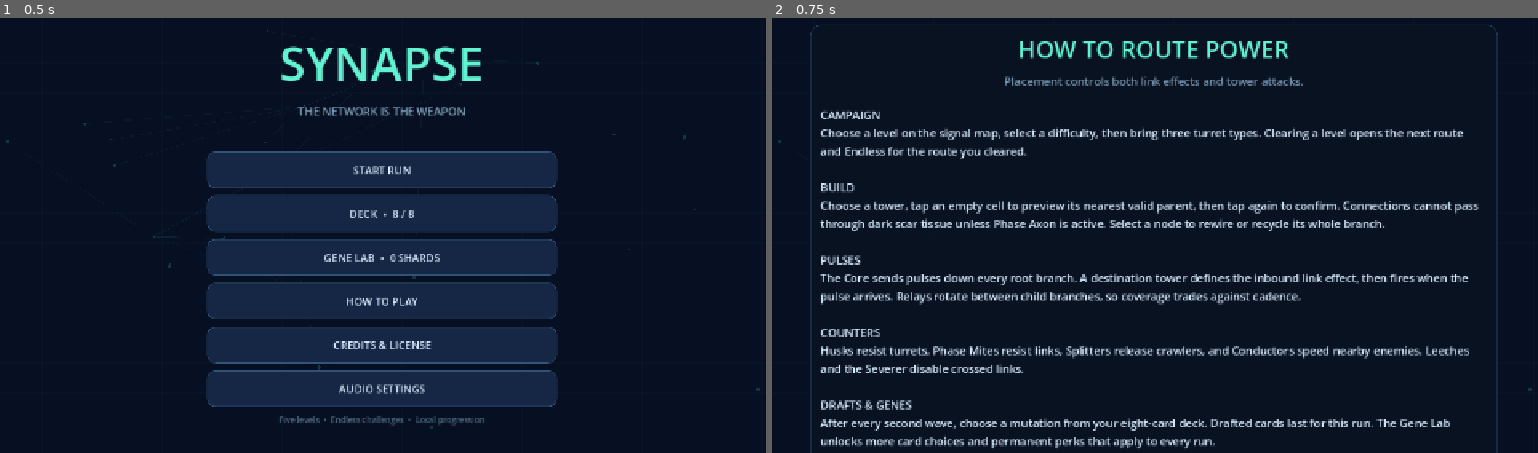
Above: before the commit, frames 1-2 (left to right).
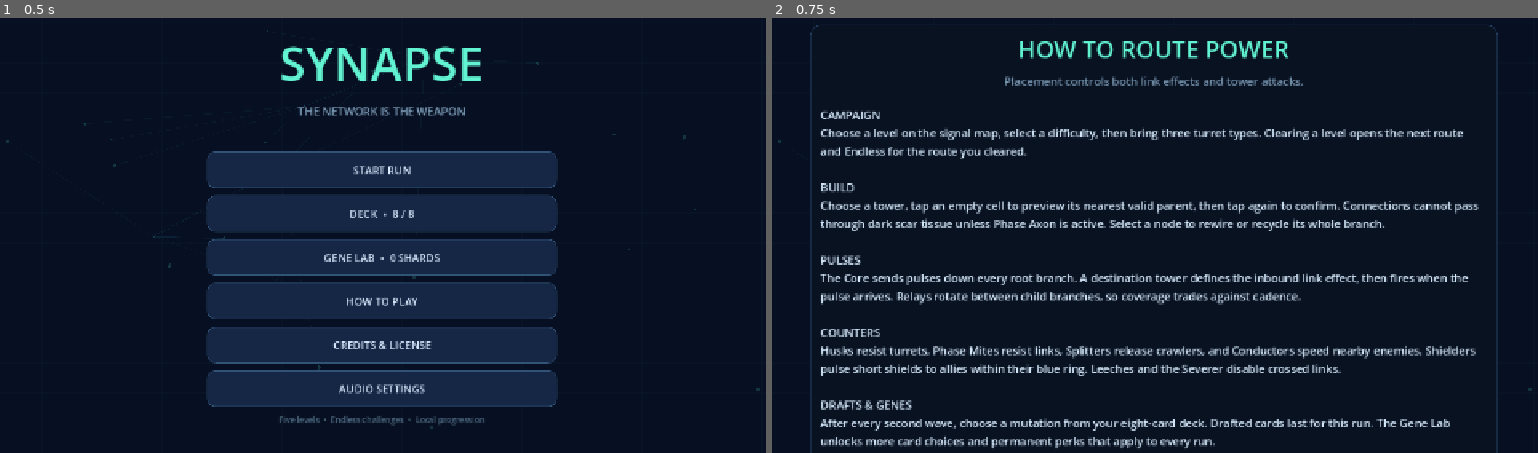
Above: after the commit, the same moments.

Repository: danned/synapse
Game: Godot game, scene res://main.tscn
Two runs of this game, one before a commit and one after it. Both use one fixed random seed, a clock stepped at 60 frames per second and the inputs below. Sound files missing from this copy of the repository are replaced by a short silence.
Inputs:
- Up to frame 1 (0.5 s): no input
- Up to frame 2 (0.75 s): click "HOW TO PLAY" at 0.5 s

Frame 1 is identical in both runs. In frame 2, 0.9% of the frame differs, in the area x 6-92%, y 75-83%.

Commit message:
feat: add shielder support enemy

Diff:
--- /dev/null
+++ b/assets/icons/shielder.svg
@@ -0,0 +1 @@
+<svg xmlns="http://www.w3.org/2000/svg" viewBox="0 0 64 64"><path fill="#fff" d="M32 3 55 12v19c0 15-9 25-23 30C18 56 9 46 9 31V12L32 3Zm0 8-16 6v14c0 11 6 18 16 22 10-4 16-11 16-22V17l-16-6Zm0 8 10 10-10 17-10-17 10-10Zm0 9-3 3 3 6 3-6-3-3Z"/></svg>
--- a/scripts/game_art.gd
+++ b/scripts/game_art.gd
@@ -18,7 +18,8 @@
 	&"leech": preload("res://assets/icons/leech.svg"),
 	&"severer": preload("res://assets/icons/severer.svg"),
 	&"splitter": preload("res://assets/icons/splitter.svg"),
-	&"conductor": preload("res://assets/icons/conductor.svg")
+	&"conductor": preload("res://assets/icons/conductor.svg"),
+	&"shielder": preload("res://assets/icons/shielder.svg")
 }
 
 static func tower_icon(type: StringName) -> Texture2D:
--- a/scripts/game_board.gd
+++ b/scripts/game_board.gd
@@ -13,6 +13,10 @@
 const CELL_SIZE := 64.0
 const LINK_WIDTH := 0.42
 const LANCE_ICON_FORWARD := Vector2(-1.0, -1.0)
+const SHIELD_RADIUS := CELL_SIZE * 2.0
+const SHIELD_INTERVAL := 4.0
+const SHIELD_DURATION := 1.5
+const SHIELD_DAMAGE_MULT := 0.65
 
 var graph := NetworkGraph.new()
 var charge := GameData.STARTING_CHARGE
@@ -278,6 +282,7 @@
 			_emit_core_pulses()
 		_spawn_ready_enemies()
 		_update_enemies(delta)
+		_update_shielders()
 		_update_rift_zones(delta)
 		_update_pulses(delta)
 		_prune_disabled_links()
@@ -298,7 +303,8 @@
 		"segment": segment, "segment_t": segment_t, "position": _cell_center(_path_for_lane(lane)[0]),
 		"hp": health, "max_hp": health, "reward_override": reward_override,
 		"slow_until": 0.0, "slow_factor": 1.0, "root_until": 0.0,
-		"marked_until": 0.0, "disable_cooldown": 0.0
+		"marked_until": 0.0, "disable_cooldown": 0.0,
+		"shield_until": 0.0, "next_shield_pulse": world_time + 0.75
 	}
 	enemy["position"] = _enemy_position(enemy)
 	next_enemy_id += 1
@@ -341,6 +347,22 @@
 			run_failed.emit(current_wave)
 			return
 
+func _update_shielders() -> void:
+	for source_index in range(enemies.size()):
+		var source: Dictionary = enemies[source_index]
+		if source["type"] != &"shielder" or world_time < float(source["next_shield_pulse"]):
+			continue
+		source["next_shield_pulse"] = world_time + SHIELD_INTERVAL
+		enemies[source_index] = source
+		var center: Vector2 = source["position"]
+		effects.append({"type": "shield_pulse", "position": center, "ttl": 0.4, "color": GameData.enemy_definitions()[&"shielder"]["color"]})
+		for ally_index in range(enemies.size()):
+			var ally: Dictionary = enemies[ally_index]
+			if ally["type"] == &"shielder" or Vector2(ally["position"]).distance_to(center) > SHIELD_RADIUS:
+				continue
+			ally["shield_until"] = maxf(float(ally["shield_until"]), world_time + SHIELD_DURATION)
+			enemies[ally_index] = ally
+
 func _advance_enemy(enemy: Dictionary, distance_cells: float) -> void:
 	var path := _path_for_lane(int(enemy["lane"]))
 	var remaining := distance_cells
@@ -551,6 +573,8 @@
 		amount *= 0.5
 	if from_link and bool(graph.modifiers["conductive_mark"]) and world_time < float(enemy["marked_until"]):
 		amount *= 1.25
+	if world_time < float(enemy["shield_until"]):
+		amount *= SHIELD_DAMAGE_MULT
 	enemy["hp"] = float(enemy["hp"]) - amount
 	if float(enemy["hp"]) <= 0.0:
 		var definition: Dictionary = GameData.enemy_definitions()[enemy["type"]]
@@ -916,6 +940,11 @@
 func _draw_enemies() -> void:
 	var font := ThemeDB.fallback_font
 	for enemy in enemies:
+		if enemy["type"] == &"shielder":
+			var center: Vector2 = enemy["position"]
+			draw_circle(center, SHIELD_RADIUS, Color(0.44, 0.75, 1.0, 0.07))
+			draw_arc(center, SHIELD_RADIUS, 0, TAU, 48, Color(0.44, 0.75, 1.0, 0.48), 2.0)
+	for enemy in enemies:
 		var pos: Vector2 = enemy["position"]
 		var definition: Dictionary = GameData.enemy_definitions()[enemy["type"]]
 		var radius := 22.0 if enemy["type"] == &"severer" else (14.0 if enemy["type"] == &"husk" else 10.0)
@@ -927,6 +956,8 @@
 			icon_color.a = 0.76
 		draw_texture_rect(icon, Rect2(pos - Vector2.ONE * icon_size * 0.5, Vector2.ONE * icon_size), false, icon_color)
 		if enemy["type"] == &"phase": draw_arc(pos, radius + 5, 0, TAU, 18, Color("6fdcff"), 2)
+		if world_time < float(enemy["shield_until"]):
+			draw_arc(pos, radius + 6, 0, TAU, 24, Color("70bfff"), 3)
 		var ratio := clampf(float(enemy["hp"]) / float(enemy["max_hp"]), 0.0, 1.0)
 		draw_rect(Rect2(pos + Vector2(-radius, -radius - 9), Vector2(radius * 2, 4)), Color("351729"))
 		draw_rect(Rect2(pos + Vector2(-radius, -radius - 9), Vector2(radius * 2 * ratio, 4)), Color("62f4d2"))
@@ -952,3 +983,4 @@
 			"line": draw_line(effect["from"], effect["to"], color, 4.0, true)
 			"burst": draw_arc(effect["position"], 12.0 + (1.0 - alpha) * 28.0, 0, TAU, 24, color, 4.0)
 			"spark": draw_circle(effect["position"], 5.0 + (1.0 - alpha) * 5.0, color)
+			"shield_pulse": draw_arc(effect["position"], SHIELD_RADIUS * (1.0 - alpha), 0, TAU, 48, color, 4.0)
--- a/scripts/game_controller.gd
+++ b/scripts/game_controller.gd
@@ -466,7 +466,8 @@
 			intel_meta_label.text = "▲ %s\n▼ %s" % [top_word, bottom_word]
 		_:
 			var boss_warning := "\n\nBOSS SIGNAL" if next_wave_index == 9 else ""
-			intel_meta_label.text = "THREAT\n%s%s" % [_threat_word(int(summary["total"])), boss_warning]
+			var support_warning := "\n\nSUPPORT SIGNAL" if summary["counts"].has(&"shielder") else ""
+			intel_meta_label.text = "THREAT\n%s%s%s" % [_threat_word(int(summary["total"])), support_warning, boss_warning]
 
 func _add_intel_type_row(type: StringName, row_text: String) -> void:
 	var row := HBoxContainer.new()
--- a/scripts/game_data.gd
+++ b/scripts/game_data.gd
@@ -108,6 +108,11 @@
 			"name": "Conductor", "hp": 88.0, "speed": 0.76, "reward": 12,
 			"leak": 2, "threat": 4.0, "color": Color("e9ff70"),
 			"trait": "Speeds nearby enemies"
+		},
+		&"shielder": {
+			"name": "Shielder", "hp": 24.0, "speed": 0.8, "reward": 8,
+			"leak": 1, "threat": 2.8, "color": Color("70bfff"),
+			"trait": "Briefly shields nearby allies"
 		}
 	}
 
--- a/scripts/main.gd
+++ b/scripts/main.gd
@@ -507,7 +507,7 @@
 	var shell := _page_shell("HOW TO ROUTE POWER", "Placement controls both link effects and tower attacks.")
 	var body: VBoxContainer = shell["body"]
 	var guide := Label.new()
-	guide.text = "CAMPAIGN\nChoose a level on the signal map, s …(672 unchanged characters)… s, and Conductors speed nearby enemies. Leeches and the Severer disable crossed  …(213 unchanged characters)…
+	guide.text = "CAMPAIGN\nChoose a level on the signal map, s …(672 unchanged characters)… s, and Conductors speed nearby enemies. Shielders pulse short shields to allies within their blue ring. Leeches and the Severer disable crossed  …(213 unchanged characters)…
 	guide.autowrap_mode = TextServer.AUTOWRAP_WORD_SMART
 	guide.size_flags_vertical = Control.SIZE_EXPAND_FILL
 	guide.add_theme_font_size_override("font_size", 18)
--- a/scripts/run_generator.gd
+++ b/scripts/run_generator.gd
@@ -16,6 +16,7 @@
 	if level >= 3 and wave_number >= 3: available.append(&"splitter")
 	if level >= 3 and wave_number >= 4: available.append(&"phase")
 	if level >= 4 and wave_number >= 5: available.append(&"leech")
+	if level >= 4 and wave_number >= 4: available.append(&"shielder")
 	if level >= 5 and wave_number >= 3: available.append(&"conductor")
 	return available
 
@@ -37,6 +38,9 @@
 		var introduction: StringName = &"conductor" if level >= 5 else &"splitter"
 		entries.append({"time": 1.0, "type": introduction, "lane": rng.randi_range(0, 1)})
 		budget -= float(definitions[introduction]["threat"])
+	if wave_number == 4 and level >= 4:
+		entries.append({"time": 1.0, "type": &"shielder", "lane": rng.randi_range(0, 1)})
+		budget -= float(definitions[&"shielder"]["threat"])
 	var safety := 0
 	while budget >= 0.95 and safety < 60:
 		safety += 1
--- a/tests/run_tests.gd
+++ b/tests/run_tests.gd
@@ -24,6 +24,8 @@
 	_test_campaign_waves()
 	_test_endless_scaling()
 	_test_new_enemy_behaviors()
+	_test_shielder_behavior()
+	_test_shielder_intel()
 	_test_controller_setup()
 	_test_build_policy()
 	_test_menu_exit_confirmation()
@@ -44,7 +46,7 @@
 
 func _test_content_catalog() -> void:
 	_expect(GameData.tower_definitions().size() == 6, "Tower catalog must contain six nodes")
-	_expect(GameData.enemy_definitions().size() == 8, "Enemy catalog must contain seven units and the boss")
+	_expect(GameData.enemy_definitions().size() == 9, "Enemy catalog must contain eight units and the boss")
 	_expect(GameData.card_definitions().size() == 20, "Card catalog must contain eight base, four advanced and eight gene cards")
 	_expect(GameData.BASE_CARD_IDS.size() == 8, "Starting deck must contain eight cards")
 	for id in GameData.GENE_CARD_IDS:
@@ -345,6 +347,11 @@
 			_expect(entry["type"] != &"severer" or level == 5, "Boss must appear only in final campaign level")
 	_expect(&"splitter" in RunGenerator.available_types(3, 3), "Splitter must arrive in level three")
 	_expect(&"conductor" in RunGenerator.available_types(5, 3), "Conductor must arrive in level five")
+	_expect(&"shielder" not in RunGenerator.available_types(3, 10), "Shielder must not appear before level four")
+	_expect(&"shielder" in RunGenerator.available_types(4, 4), "Shielder must become available in level four wave four")
+	for level in [4, 5]:
+		var introduction := RunGenerator.generate_wave(2026, 4, level)
+		_expect(int(RunGenerator.summarize(introduction)["counts"].get(&"shielder", 0)) >= 1, "Level %d wave four must introduce a Shielder" % level)
 	_expect(&"husk" not in RunGenerator.available_types(1, 10), "Early level must not include later enemy types")
 
 func _test_endless_scaling() -> void:
@@ -393,6 +400,61 @@
 	_expect(not towers.rift_zones.is_empty(), "Rift must create a persistent field")
 	towers.free()
 
+func _test_shielder_behavior() -> void:
+	var board := GameBoard.new()
+	board.configure(42, "normal", 4)
+	board._spawn_enemy(&"shielder", 0)
+	board._spawn_enemy(&"crawler", 0)
+	board._spawn_enemy(&"crawler", 1)
+	board._spawn_enemy(&"crawler", 0)
+	board._spawn_enemy(&"shielder", 0)
+	var center: Vector2 = board.enemies[0]["position"]
+	board.enemies[1]["position"] = center + Vector2(GameBoard.CELL_SIZE, 0)
+	board.enemies[2]["position"] = center + Vector2(0, GameBoard.SHIELD_RADIUS)
+	board.enemies[3]["position"] = center + Vector2(GameBoard.SHIELD_RADIUS + 1, 0)
+	board.enemies[4]["position"] = center
+	board.world_time = 0.74
+	board._update_shielders()
+	_expect(float(board.enemies[1]["shield_until"]) == 0.0, "Shielder must wait before its first pulse")
+	board.world_time = 0.75
+	board._update_shielders()
+	_expect(is_equal_approx(float(board.enemies[1]["shield_until"]), 2.25), "Nearby ally must receive a timed shield")
+	_expect(is_equal_approx(float(board.enemies[2]["shield_until"]), 2.25), "Shield radius must include its boundary across lanes")
+	_expect(float(board.enemies[3]["shield_until"]) == 0.0, "Shield must not reach beyond two cells")
+	_expect(float(board.enemies[4]["shield_until"]) == 0.0, "Shielders must not shield each other")
+	board._damage_enemy(1, 10.0, false)
+	board._damage_enemy(1, 10.0, true)
+	_expect(is_equal_approx(float(board.enemies[1]["hp"]), 21.0), "Shield must reduce both tower and link damage")
+	board._damage_enemy(0, 100.0, false)
+	board.world_time = 1.0
+	board._damage_enemy(0, 10.0, false)
+	_expect(is_equal_approx(float(board.enemies[0]["hp"]), 14.5), "Shield must persist briefly after its source dies")
+	board.world_time = 2.25
+	board._damage_enemy(0, 10.0, false)
+	_expect(is_equal_approx(float(board.enemies[0]["hp"]), 4.5), "Expired shield must stop reducing damage")
+	board.world_time = 4.74
+	board._update_shielders()
+	_expect(is_equal_approx(float(board.enemies[0]["shield_until"]), 2.25), "Shield pulse must wait for its four-second interval")
+	board.world_time = 4.75
+	board._update_shielders()
+	_expect(is_equal_approx(float(board.enemies[0]["shield_until"]), 6.25), "Living Shielder must pulse again after four seconds")
+	board.free()
+
+func _test_shielder_intel() -> void:
+	for difficulty_id in ["easy", "normal", "endless", "hardcore"]:
+		var controller := GameController.new()
+		controller.setup(difficulty_id, 42, GameData.BASE_CARD_IDS, false, 4)
+		controller.next_wave_index = 3
+		controller._update_wave_preview()
+		var rows := ""
+		for row in controller.intel_types.get_children():
+			rows += (row.get_child(1) as Label).text
+		if difficulty_id == "hardcore":
+			_expect(rows.is_empty() and "SUPPORT SIGNAL" in controller.intel_meta_label.text, "Hardcore intel must warn of support without naming it")
+		else:
+			_expect("Shielder" in rows, "%s intel must name the Shielder" % difficulty_id)
+		controller.free()
+
 func _test_controller_setup() -> void:
 	var controller := GameController.new()
 	controller.setup("endless", 42, GameData.BASE_CARD_IDS, false, 3, [&"relay", &"mortar", &"rift"])
Not shown, added: assets/icons/shielder.svg.import
